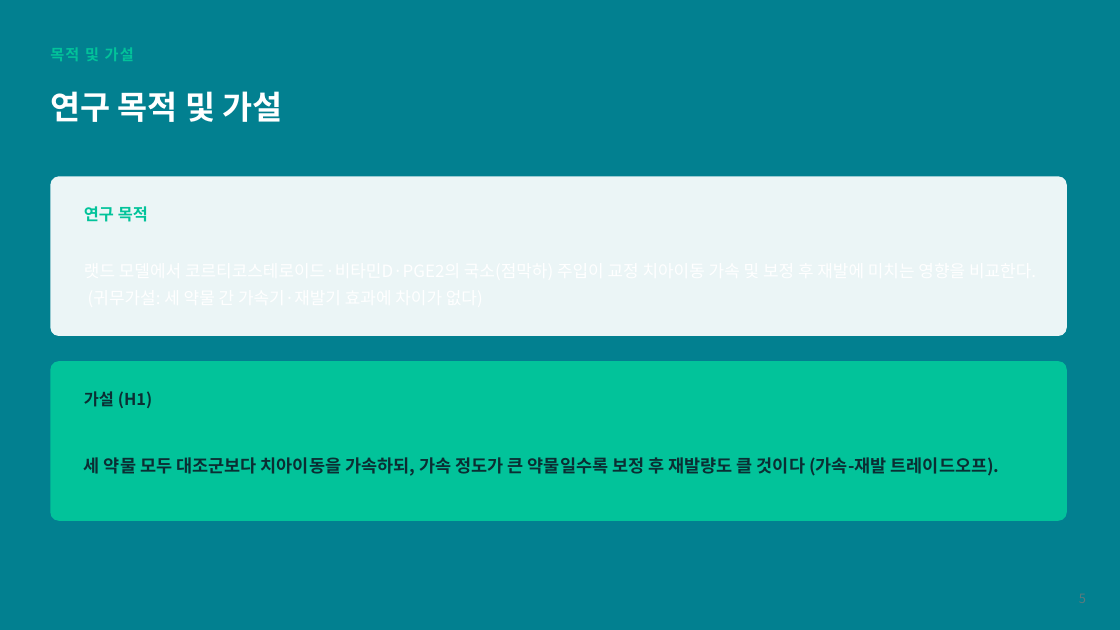
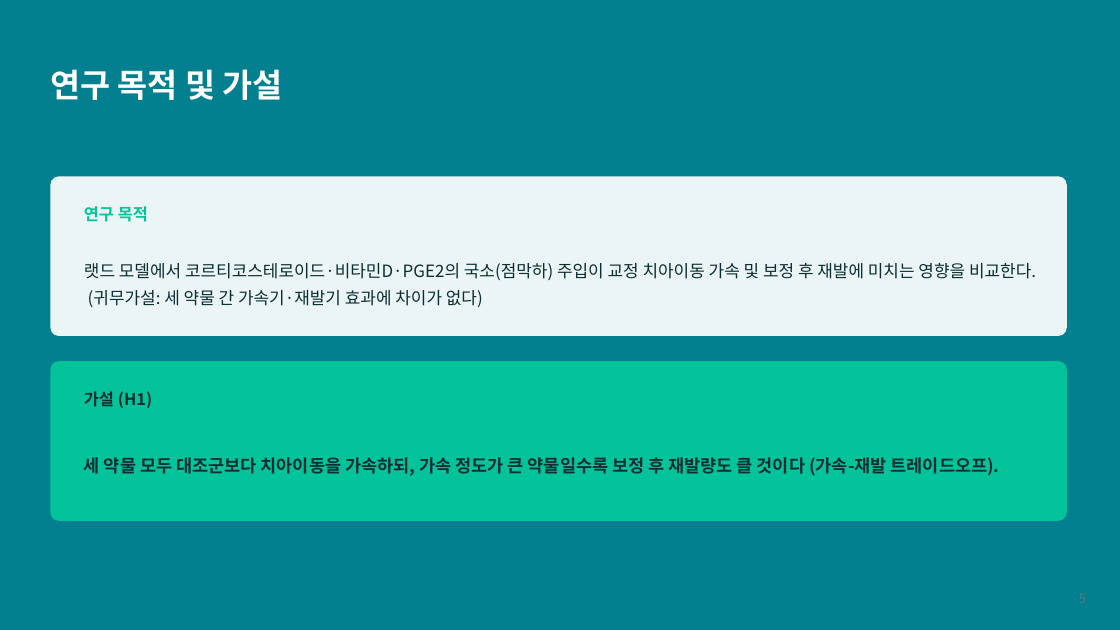
Before and after one commit to yojokem/-, a slide deck: slide 5 of 치과약리학실험2-논문발표/치과약리학실험2_논문발표.pptx. Drawn at 1120x630 pixels with LibreOffice and Linux fonts; fonts in the diff are those of the drawing. Boxes give left, top, right and bottom in pixels: in the first picture for what was removed or moved away, otherwise in the second. Text is boxed around its words. In the diff, an @@ line names an element or a change of style, - is before the commit and + after.

```diff
--- a/치과약리학실험2-논문발표/치과약리학실험2_논문발표.pptx
+++ b/치과약리학실험2-논문발표/치과약리학실험2_논문발표.pptx
@@ text "연구 목적 및 가설": place and size @@
-text "연구 목적 및 가설" at <box>50,91,283,122</box>
+text "연구 목적 및 가설" at <box>50,69,283,100</box>
@@ text removed at <box>50,47,134,61</box> @@
-목적 및 가설
@@ text added at <box>84,263,1036,307</box>, 14.5 pt, text #0B2E33 @@
+랫드 모델에서 코르티코스테로이드·비타민D·PGE2의 국소(점막하) 주입이 교정 치아이동 가속 및 보정 후 재발에 미치는 영향을 비교한다. (귀무가설: 세 약물 간 가속기·재발기 효과에 차이가 없다)
```
Also in this commit, not shown: 9 other slides changed, 1 other file.
